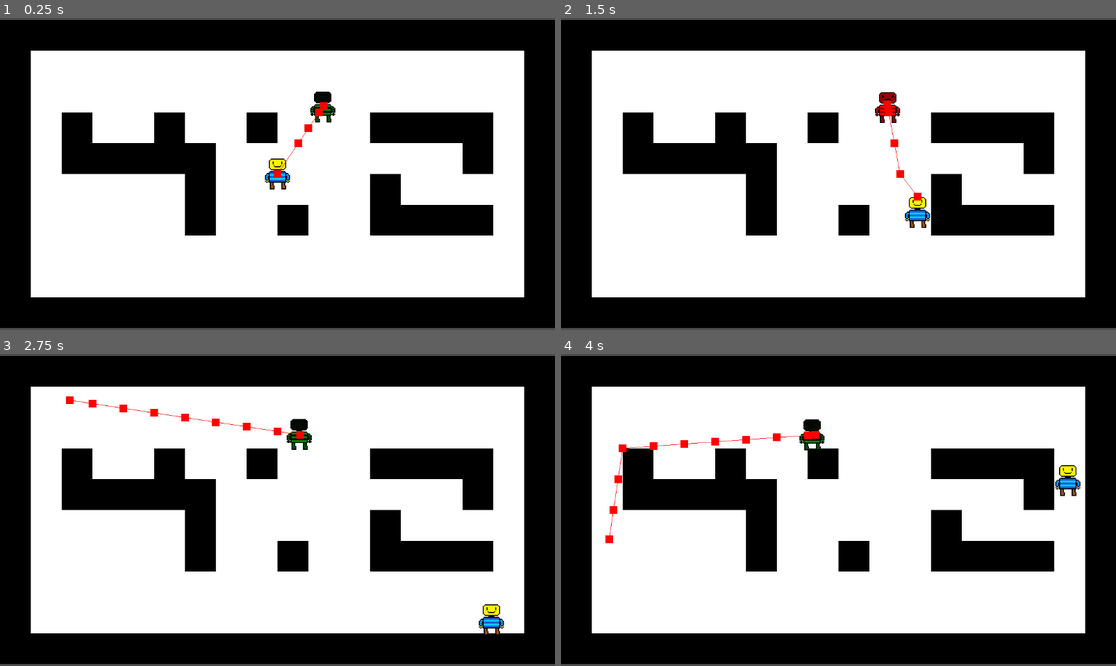
Above: before the commit, frames 1-4 (two rows, left to right).
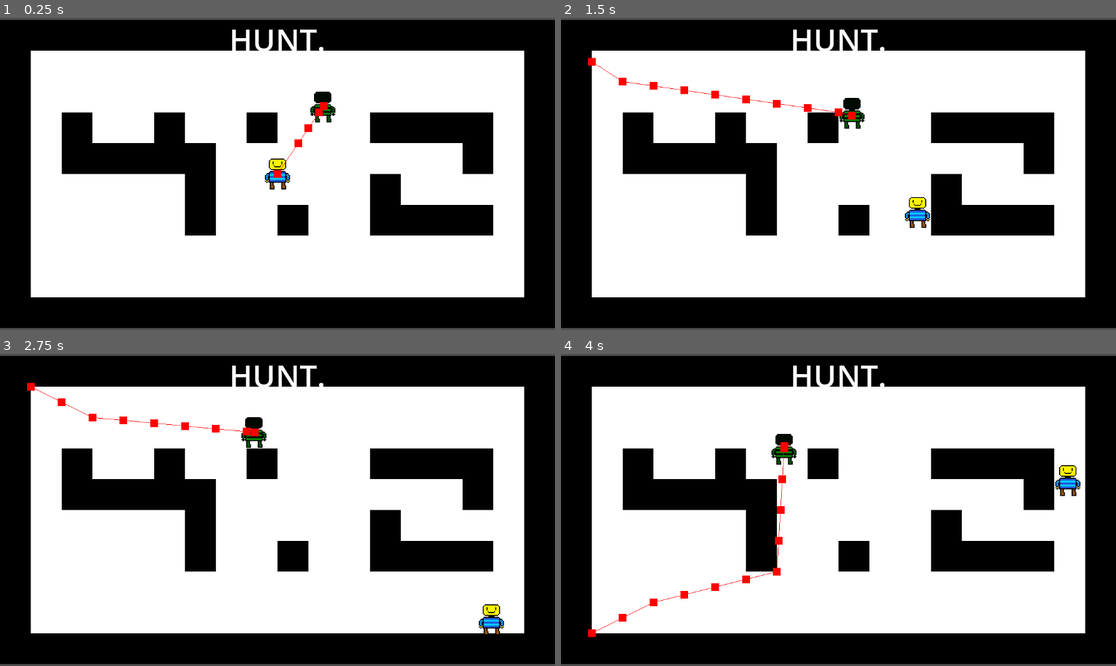
Above: after the commit, the same moments.

Repository: LegoMaster7001/fargo-game-jam-2025
Game: Godot game, scene res://Scenes/Game.tscn
Two runs of this game, one before a commit and one after it. Both use one fixed random seed, a clock stepped at 60 frames per second and the inputs below.
Inputs:
- Up to frame 1 (0.25 s): no input
- Up to frame 2 (1.5 s): hold Right (ui_right) 0.53-1.28 s; hold Space (call_groundies) 0.53-1.28 s; hold Down (ui_down) from 1.28 s (still down); tap Space (call_groundies) at 1.35 s
- Up to frame 3 (2.75 s): release Down (ui_down) at 2.03 s; hold Right (ui_right) from 2.03 s (still down); hold Space (call_groundies) from 2.03 s (still down)
- Up to frame 4 (4 s): release Right (ui_right) at 2.78 s; release Space (call_groundies) at 2.78 s; hold Up (ui_up) 2.78-3.53 s; tap Space (call_groundies) at 2.85 s; hold Left (ui_left) from 3.53 s (still down); hold Space (call_groundies) from 3.53 s (still down)

The runs differ from the first frame. In frame 1, 0.5% of the frame differs, in the area x 41-59%, y 3-11%; in frame 2, 1.7%; in frame 3, 1.8%; in frame 4, 2.0%, in the area x 4-59%, y 3-91%.

Commit message:
simple hud

Diff:
--- a/Scenes/Game.tscn
+++ b/Scenes/Game.tscn
@@ -1,9 +1,10 @@
-[gd_scene load_steps=9 format=4 uid="uid://cxee8n6fod8oc"]
+[gd_scene load_steps=10 format=4 uid="uid://cxee8n6fod8oc"]
 
 [ext_resource type="Texture2D" uid="uid://cvj7th2nvu8uj" path="res://Images/2pixels.png" id="1_j5yw3"]
 [ext_resource type="PackedScene" uid="uid://ktvyw4a0tc03" path="res://Scenes/player.tscn" id="2_j5yw3"]
 [ext_resource type="PackedScene" uid="uid://lrookntm6kpp" path="res://Scenes/enemy.tscn" id="3_kldst"]
-[ext_resource type="PackedScene" uid="uid://cwp83sci60oxi" path="res://Scenes/groundies_area.tscn" id="4_kldst"]
+[ext_resource type="PackedScene" uid="uid://cj40knw577kg4" path="res://Scenes/groundies_area.tscn" id="4_kldst"]
+[ext_resource type="PackedScene" uid="uid://8045sgtb8mph" path="res://Scenes/hud.tscn" id="5_b2bpf"]
 
 [sub_resource type="NavigationPolygon" id="NavigationPolygon_kldst"]
 vertices = PackedVector2Array(8, 8, -8, 8, -8, -8, 8, -8)
@@ -41,7 +42,6 @@
 
 [node name="Enemy" parent="." node_paths=PackedStringArray("player") instance=ExtResource("3_kldst")]
 position = Vector2(25, -37)
-collision_layer = 2
 player = NodePath("../Player")
 
 [node name="GroundiesArea" parent="." node_paths=PackedStringArray("enemy") instance=ExtResource("4_kldst")]
@@ -52,3 +52,8 @@
 [node name="CollisionShape2D" type="CollisionShape2D" parent="GroundiesArea"]
 position = Vector2(21, -9)
 shape = SubResource("RectangleShape2D_kldst")
+
+[node name="CanvasLayer" type="CanvasLayer" parent="."]
+
+[node name="HUD" parent="CanvasLayer" node_paths=PackedStringArray("enemy") instance=ExtResource("5_b2bpf")]
+enemy = NodePath("../../Enemy")
--- a/Scenes/enemy.tscn
+++ b/Scenes/enemy.tscn
@@ -6,10 +6,13 @@
 [sub_resource type="CircleShape2D" id="CircleShape2D_b2bpf"]
 radius = 56.0
 
+[sub_resource type="CircleShape2D" id="CircleShape2D_1f0kj"]
+radius = 300.0
+
 [node name="Enemy" type="CharacterBody2D" node_paths=PackedStringArray("role_flip_timer")]
 scale = Vector2(0.125, 0.125)
-collision_layer = 0
-collision_mask = 3
+collision_layer = 2
+collision_mask = 5
 motion_mode = 1
 wall_min_slide_angle = 0.0
 script = ExtResource("1_1f0kj")
@@ -32,7 +35,14 @@
 
 [node name="Timer2" type="Timer" parent="."]
 wait_time = 3.0
-autostart = true
+
+[node name="HuntArea" type="Area2D" parent="."]
+collision_layer = 0
+collision_mask = 4
+
+[node name="CollisionShape2D" type="CollisionShape2D" parent="HuntArea"]
+shape = SubResource("CircleShape2D_1f0kj")
 
 [connection signal="timeout" from="Timer" to="." method="_on_timer_timeout"]
 [connection signal="timeout" from="Timer2" to="." method="_on_timer_2_timeout"]
+[connection signal="body_exited" from="HuntArea" to="." method="_on_hunt_area_body_exited"]
--- /dev/null
+++ b/Scenes/hud.tscn
@@ -0,0 +1,29 @@
+[gd_scene load_steps=3 format=3 uid="uid://8045sgtb8mph"]
+
+[ext_resource type="Script" uid="uid://cjml38bf5i315" path="res://Scripts/hud.gd" id="1_e0onf"]
+
+[sub_resource type="LabelSettings" id="LabelSettings_3gfia"]
+font_size = 64
+
+[node name="HUD" type="Control" node_paths=PackedStringArray("role_label")]
+layout_mode = 3
+anchors_preset = 15
+anchor_right = 1.0
+anchor_bottom = 1.0
+grow_horizontal = 2
+grow_vertical = 2
+script = ExtResource("1_e0onf")
+role_label = NodePath("RoleLabel")
+
+[node name="RoleLabel" type="Label" parent="."]
+layout_mode = 1
+anchors_preset = 5
+anchor_left = 0.5
+anchor_right = 0.5
+offset_left = -20.0
+offset_right = 20.0
+offset_bottom = 23.0
+grow_horizontal = 2
+text = "RUN"
+label_settings = SubResource("LabelSettings_3gfia")
+horizontal_alignment = 1
--- a/Scenes/player.tscn
+++ b/Scenes/player.tscn
@@ -8,8 +8,8 @@
 
 [node name="Player" type="CharacterBody2D"]
 scale = Vector2(0.125, 0.125)
-collision_layer = 6
-collision_mask = 7
+collision_layer = 4
+collision_mask = 5
 script = ExtResource("1_cvnsp")
 
 [node name="Sprite2D" type="Sprite2D" parent="."]
--- a/Scripts/enemy.gd
+++ b/Scripts/enemy.gd
@@ -2,12 +2,17 @@
 extends CharacterBody2D
 
 const speed = 20
+
+signal role_changed(hunted: bool)
 
 @export var player: Node2D
 @export var role_flip_timer: Timer
 @onready var nav_agent := $NavigationAgent2D as NavigationAgent2D
 @onready var initial_pos := global_position
 var hunted = true
+
+var hunting: bool :
+	get(): return !hunted
 
 func _physics_process(delta: float) -> void:
 	var dir = to_local(nav_agent.get_next_path_position()).normalized()
@@ -21,15 +26,22 @@
 func makepath():
 	nav_agent.target_position = player.global_position
 	if (hunted):
-		nav_agent.target_position = -player.global_position
+		nav_agent.target_position = -player.global_position * 5
 
 func flip_role():
 	hunted = !hunted
 	makepath()
-	role_flip_timer.start()
+	role_changed.emit(hunted)
 
 func _on_timer_timeout():
 	makepath()
 
 func _on_timer_2_timeout() -> void:
 	flip_role()
+
+func _on_hunt_area_body_exited(body: Node2D) -> void:
+	if not hunting:
+		return
+	# the player has escaped, so now we become hunted
+	print("{0} escaped".format([body.name]))
+	flip_role()
--- /dev/null
+++ b/Scripts/hud.gd
@@ -0,0 +1,14 @@
+class_name HUD
+extends Control
+
+@export var role_label: Label
+@export var enemy: Enemy
+
+func _ready() -> void:
+	_on_role_changed(enemy.hunted)
+	enemy.role_changed.connect(_on_role_changed)
+
+func _on_role_changed(hunted: bool) -> void:
+	# note this is the enemy's role
+	var text = "HUNT." if hunted else "HIDE!"
+	role_label.text = text
--- a/project.godot
+++ b/project.godot
@@ -27,3 +27,9 @@
 "events": [Object(InputEventKey,"resource_local_to_scene":false,"resource_name":"","device":-1,"window_id":0,"alt_press …(192 unchanged characters)…
 ]
 }
+
+[layer_names]
+
+2d_physics/layer_1="map"
+2d_physics/layer_2="enemy"
+2d_physics/layer_3="player"
Not shown: 1 places in Scenes/enemy.tscn that only renumber resources
Not shown: 1 places in Scenes/player.tscn that only renumber resources
Not shown, added: Scripts/hud.gd.uid
